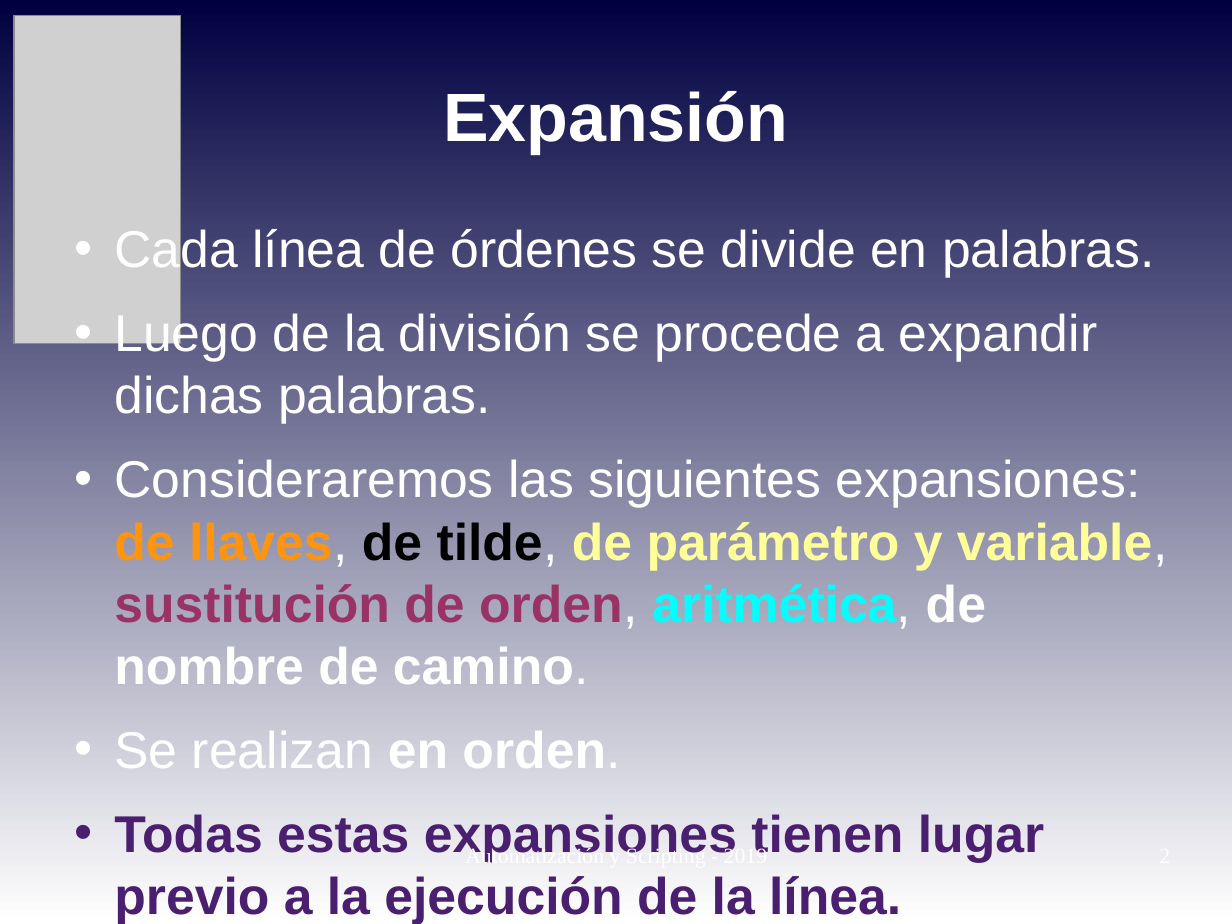
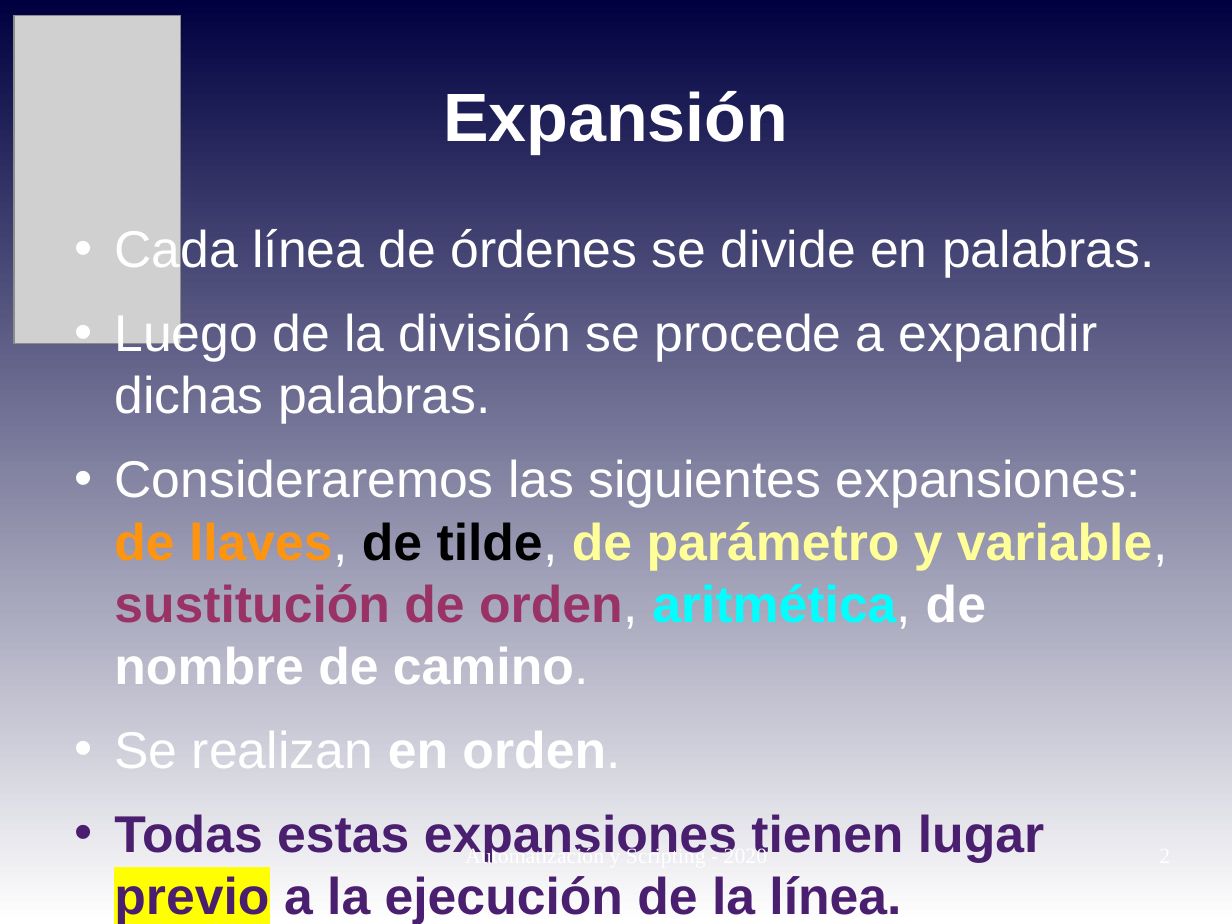
Before and after one commit to niniadcobre/-AutoyScripting, a slide deck: slide 2 of clases/AYS_clase05.odp. Drawn at 1232x924 pixels with LibreOffice and Linux fonts; fonts in the diff are those of the drawing; grey boxes stand for pictures. Boxes give left, top, right and bottom in pixels: in the first picture for what was removed or moved away, otherwise in the second. Text is boxed around its words. In the diff, an @@ line names an element or a change of style, - is before the commit and + after.

```diff
--- a/clases/AYS_clase05.odp
+++ b/clases/AYS_clase05.odp
@@ text at [114, 814, 1044, 924]: highlight none to #FFFF00 in "previo" @@
@@ text at [465, 846, 768, 863]: text changed @@
-Automatización y Scripting - 2019
+Automatización y Scripting - 2020
```
Also in this commit, not shown: 8 other slides changed, 7 other files.
